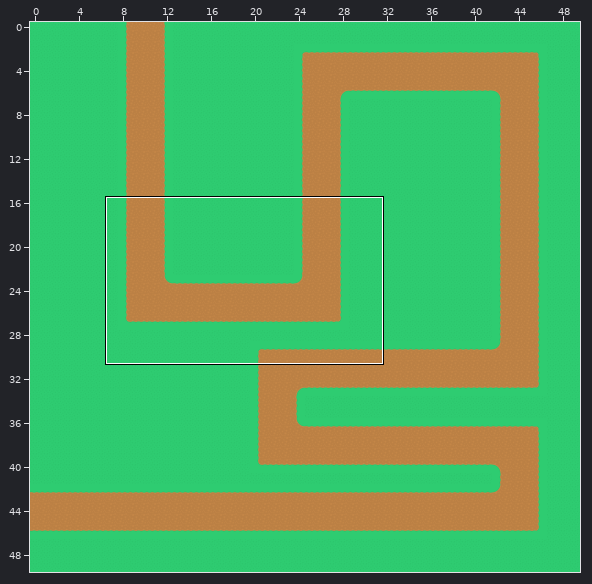
Tiled map: core/assets/Map_test.tmx. Above, an overview of the earlier version with the close-up marked.
Close-up. Old version:
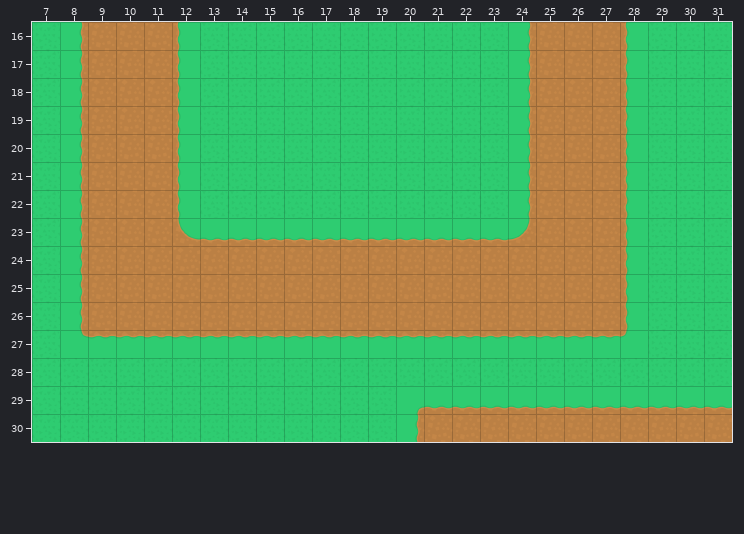
Cells are 64x64 px. Shown: x 7..31, y 16..30.
After:
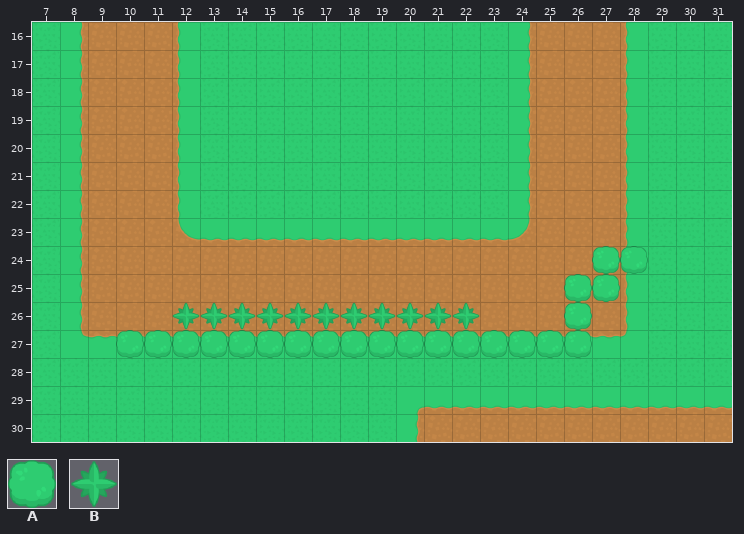
Key: from "towerDefense_tilesheet": A 130, B 134.
_ is an empty cell.
Tiles of an added or newly shown layer are drawn over the layers below it.
What changed:
Layer "Tile Layer 2" (now shown):
There is now tile A in row 24 at x 27 to 28; in row 25 at x 26 to 27; in row 26 at x 26; in row 27 at x 10 to 26.
There is now tile B in row 26 at x 12 to 22.
Changed places in both close-ups, as pixel boxes (x1, y1, x2, y2):
added: (116, 246, 648, 358)
